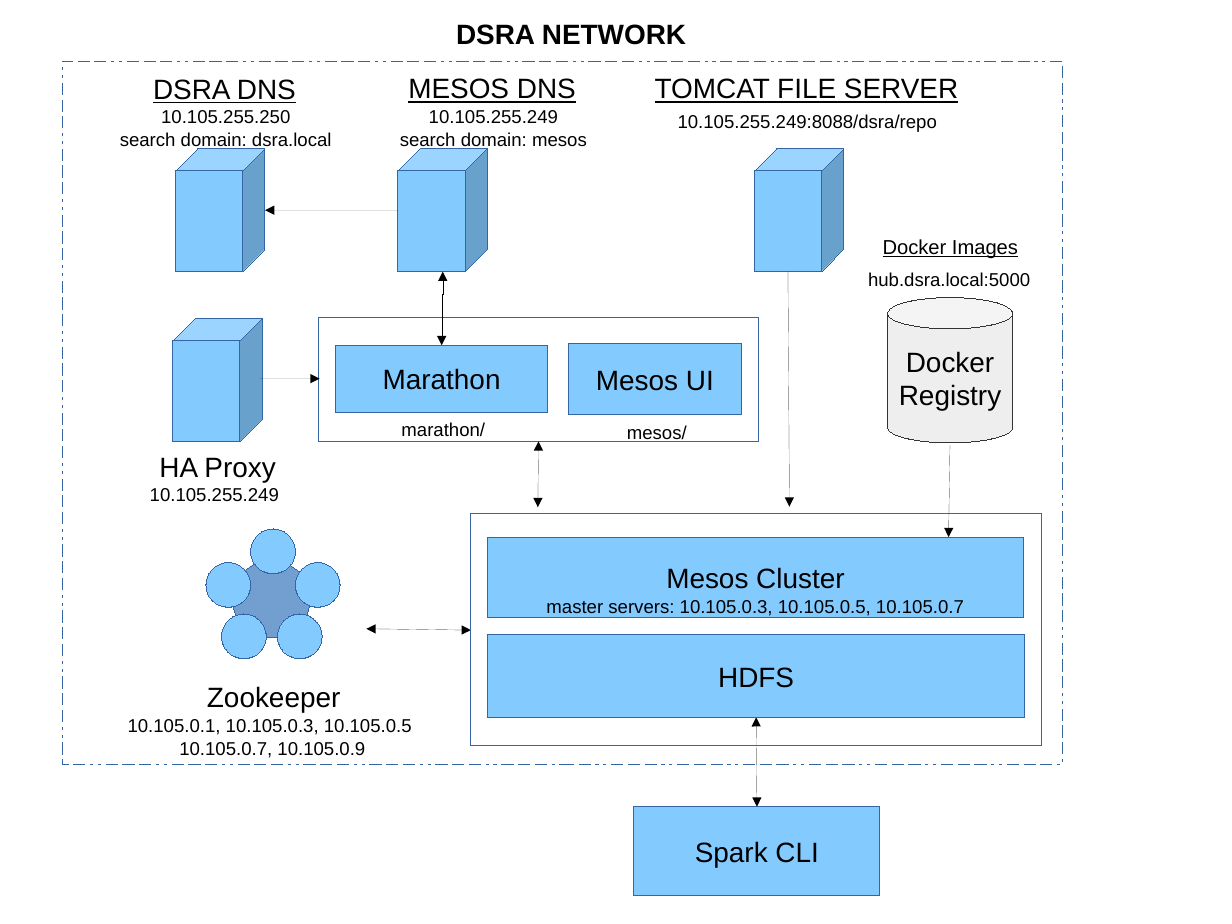
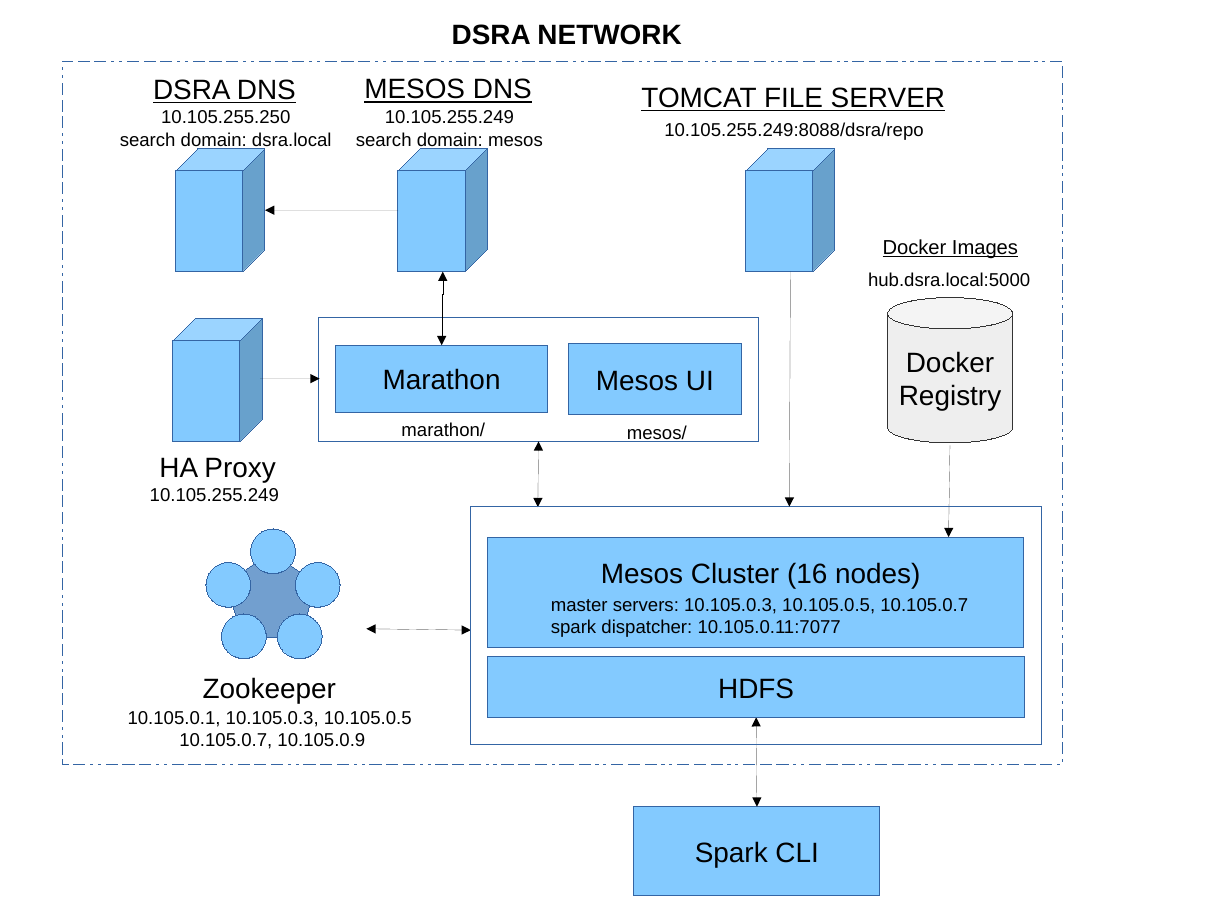
Before and after one commit to aglahe/dsra-dcos, a slide deck: slide 1 of docs/architecture.odp. Drawn at 1232x924 pixels with LibreOffice and Linux fonts; fonts in the diff are those of the drawing. Boxes give left, top, right and bottom in pixels: in the first picture for what was removed or moved away, otherwise in the second. Text is boxed around its words. In the diff, an @@ line names an element or a change of style, - is before the commit and + after.

```diff
--- a/docs/architecture.odp
+++ b/docs/architecture.odp
@@ text "DSRA NETWORK": place and size @@
-text "DSRA NETWORK" at (456,24,686,45)
+text "DSRA NETWORK" at (452,24,681,45)
@@ text "MESOS DNS": place and size @@
-text "MESOS DNS" at (408,78,576,103)
+text "MESOS DNS" at (364,78,532,103)
@@ text "TOMCAT FILE SERVER": place and size @@
-text "TOMCAT FILE SERVER" at (655,78,958,103)
+text "TOMCAT FILE SERVER" at (641,87,945,111)
@@ text "10.105.255.249": place and size @@
-text "10.105.255.249" at (400,110,587,150)
+text "10.105.255.249" at (356,110,543,150)
@@ text "10.105.255.249:8088/dsra/repo": place and size @@
-text "10.105.255.249:8088/dsra/repo" at (678,114,937,132)
+text "10.105.255.249:8088/dsra/repo" at (664,122,923,140)
@@ cube: place and size @@
-cube at (755,149,844,272)
+cube at (746,149,835,272)
@@ rectangle: place and size @@
-rectangle at (471,514,1042,746)
+rectangle at (471,506,1042,745)
@@ rectangle: place and size @@
-rectangle at (487,538,1024,618)
+rectangle at (487,538,1024,648)
@@ text added at (601,562,920,588), 18 pt, text #000000 @@
+Mesos Cluster (16 nodes)
@@ text in rectangle at (666,567,844,589): text removed @@
-Mesos Cluster
@@ text at (551,619,841,637): paragraph added @@
+spark dispatcher: 10.105.0.11:7077
@@ rectangle "HDFS": place and size @@
-rectangle "HDFS" at (487,635,1025,718)
+rectangle "HDFS" at (487,656,1025,717)
@@ text "Zookeeper": place and size @@
-text "Zookeeper" at (207,686,340,712)
+text "Zookeeper" at (203,677,336,704)
@@ text "10.105.0.1, 10.105.0.3, 10.105.0.5": place and size @@
-text "10.105.0.1, 10.105.0.3, 10.105.0.5" at (128,719,412,758)
+text "10.105.0.1, 10.105.0.3, 10.105.0.5" at (128,711,412,749)
```
Also in this commit, not shown: 1 other file.
